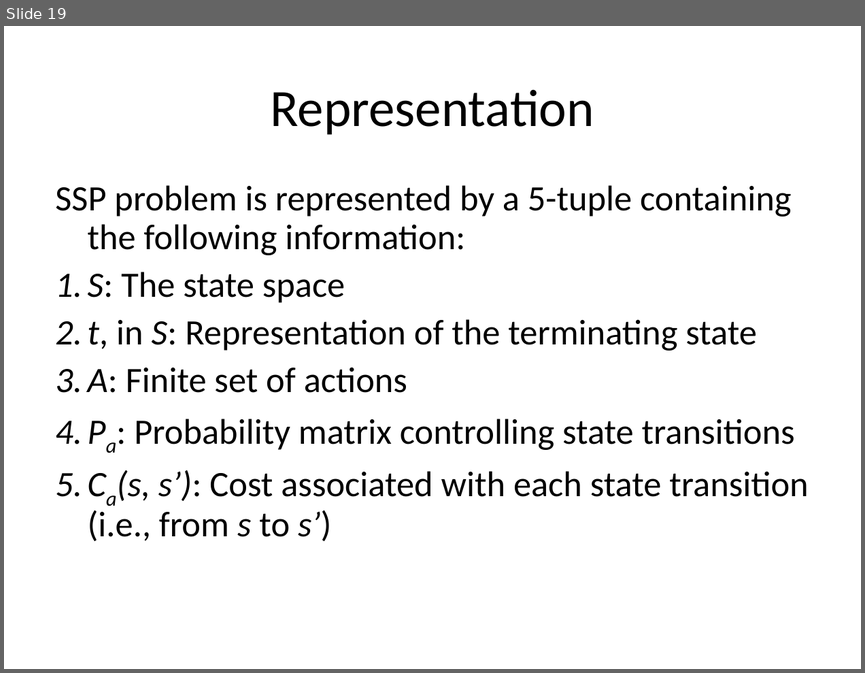
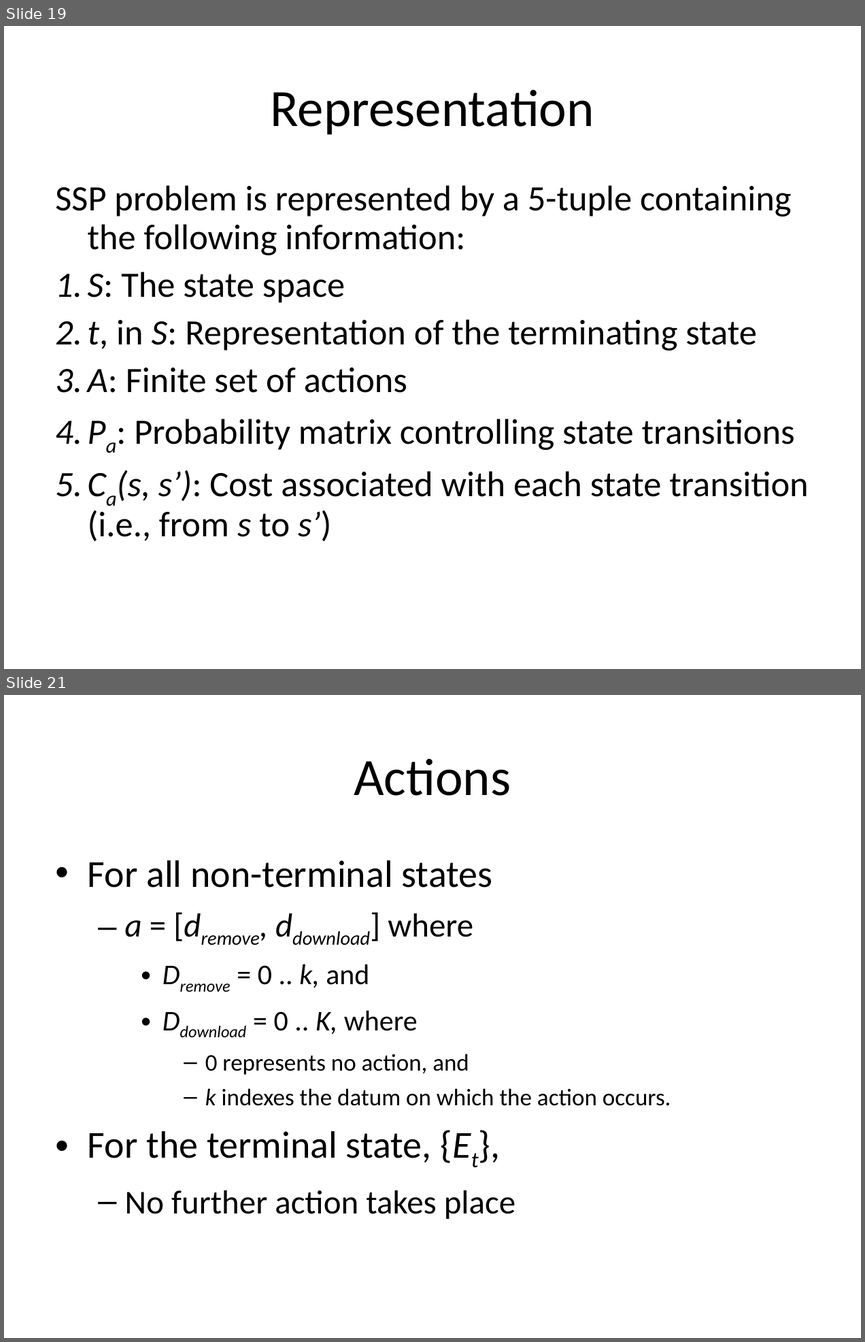
Before and after one commit to mazzas/School, a slide deck: SE4960/Journal Club/Minimum Latency Data Diffusion in Intermittently Connected Mobile.ppt. Shown one above the other, each under a label of ours: slide 19 before the commit, slides 19 and 21 after it; the slides between them are not shown. The pictures are 865x673 and 865x1342 pixels, drawn with LibreOffice and Linux fonts; fonts in the diff are those of the drawing. Boxes give left, top, right and bottom in pixels: in the first picture for what was removed or moved away, otherwise in the second. Text is boxed around its words. In the diff, an @@ line names an element or a change of style, - is before the commit and + after.

```diff
--- a/SE4960/Journal Club/Minimum Latency Data Diffusion in Intermittently Connected Mobile.ppt
+++ b/SE4960/Journal Club/Minimum Latency Data Diffusion in Intermittently Connected Mobile.ppt
@@ slide 21 added at (4, 695, 861, 1338), background #FFFFFF @@
@@ title added at (354, 758, 511, 796), 44 pt, text #000000 @@
+Actions
@@ text added at (88, 860, 671, 1219), 20 pt, text #000000 @@
+• For all non-terminal states
+  – a = [dremove, ddownload] where
+    • Dremove = 0 .. k, and
+    • Ddownload = 0 .. K, where
+      – 0 represents no action, and
+      – k indexes the datum on which the action occurs.
+• For the terminal state, {Et},
+  – No further action takes place
```
Also in this commit, not shown: 7 other slides added, 5 slides removed.
